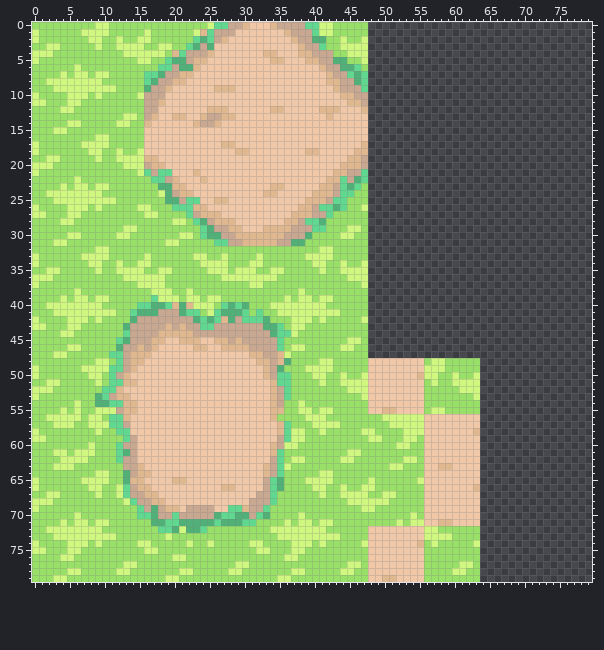
Sprite sheet: graphics/tiles/grassDirt.png. Above: the version before the commit.
The file is 80x80 pixels.
New version:
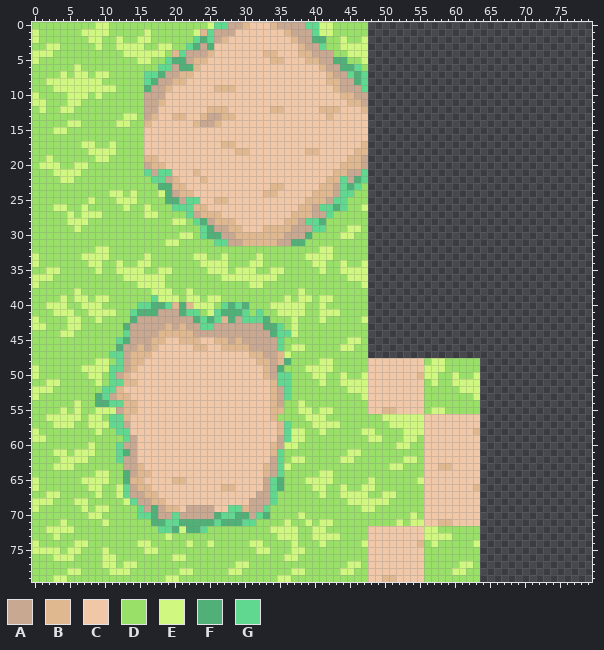
Palette (. is transparent): A #c8a890  B #e0b890  C #f0c8a8  D #98e068  E #d0f880  F #50b078  G #60d890
Edits made:
@@ x 0..17 @@
  9 DDDEEEEEEEEEDDDDFA
-10 EDDDDEEEDEDDDDDEAA
+10 EDDDDEEEDEDDDDDDAA
 11 EEDDDEEDDDDDDDDDAA
-12 DDDDEEDDDDDDDDDDAA
+12 DEDDEEDDDDDDDDDDAA
 13 DDDDDDDDDDDDDEEDAB
@@ x 0..17 @@
 15 DDDEEDDDDDDDDDDDCC
-16 DDDDDDDDDEEDDDDDCC
-17 EDDDDDDEEEEDDDDDCC
-18 EDDDDDDDEEDDEDDECC
-19 DDEEDDDDDEDDEEEEBB
-20 EEEDDDDDDDDDDEEEAB
-21 EDDDDDDDDDDDDDDEGA
-22 DDDDDDEDDDDDDDDDDG
-23 DDDDEDEEDEEDDDDDDD
-24 DDEEEEEEEEDDDDDDDD
-25 DDDEEEEEEEEEDDDDDD
-26 EDDDDEEEDEDDDDDEED
-27 EEDDDEEDDDDDDDDDEE
-28 DDDDEEDDDDDDDDDDDD
-29 DDDDDDDDDDDDDEEDDD
-30 DDDDDEEDDDDDEEDDDD
-31 DDDEEDDDDDDDDDDDDD
+16 DDDDDDDDDDDDDDDDCC
+17 DDDDDDDEEDDEDDDDCC
+18 DDDDDDDDEEEEDDDDCC
+19 DDEDDDDDDEEDDDDDBB
+20 DEEEDDEEDDDDDDDDAB
+21 DDDEEEEDDDDDDDDDGA
+22 DDDDEEDDDDDDDDDDDG
+23 DDDDDDDDDDDDDDDDDD
+24 DDDDDDDDDDDEEDEDDD
+25 DDDDDDDDEDDDEEEDDD
+26 DDDEEDDEDDDDDEDDED
+27 DDDDDEDEEEDDDDDDEE
+28 DDDDDEEEDDDDDDDDDD
+29 DDDDDDEDDDDDDDDDDD
+30 DDDDDDDDDDDDDDDDDD
+31 DDDDDDDDDDDDDDDDDD
 32 DDDDDDDDDEEDDDDDDD
@@ x 1..42 @@
 39 DDDEDEEDEEDDDDDDGEEEDEEDEEDDDDDDDDDEDEEDEE
-40 DEEEEEEEEDDDDDGGFFGBFBEEEDGFGFDDDEEEEEEEED
-41 DDEEEEEEEEEDDGFFFAAAFGGDEGFFFGDGDDEEEEEEEE
-42 DDDDEEEDEDDDDFAAAAAAAAFGFGBFAGGGFDDDEEEDED
-43 EDDDEEDDDDDDFAAAAABABAAGGAAAAAAAFFGDEEDDDD
+40 DEEEDDEEEDDDDDGGFFGBFBEEEDGFGFDDDEEEEEDDED
+41 DDEEEDDEEEEDDGFFFAAAFGGDEGFFFGDGDDEEEEDDEE
+42 DDDDEEDDEDDDDFAAAAAAAAFGFGBFAGGGFDDDEDDDED
+43 EDDDEEDDDDDDFAAAAABABAAGGAAAAAAAFFGDEDDDDD
 44 DDDEEDDDDDDDGAAAABBBBBAAAAAAAAAAAFGGEDDDDD
 45 DDDDDDDDDDDGFAAABBCCBBBCCBBABAAAAAGDDDDDDD
-46 DDDDEEDDDDDFAABABCCCCCBBCCBBBBAAAAGDEEDDDD
-47 DDEEDDDDDDGGABBBCCCCCCCCCCCCCCBBAABEDDDDDD
+46 DDDDDDDDDDDFAABABCCCCCBBCCBBBBAAAAGDEEDDDD
+47 DDDDDDDDDDGGABBBCCCCCCCCCCCCCCBBAABEDDDDDD
 48 DDDDDDDDEEDGABBCCCCCCCCCCCCCCCCBBABFDDDDEE
@@ x 0..41 @@
 67 DDEEDDDDDEDDEGAABBCCCCCCCCCCCCCCAAGDDDDDDE
-68 EEEDDDDDDDDDDEGAABBCCCCCCCCCCCCAAAGDDDDDDD
-69 EDDDDDDDDDDDDDDGAFABBCAAAACCGGBAAGDDDDDDDD
-70 DDDDDDEDDDDDDDDGGFAAGAAAAAFGGFFAGFDDDDEDDD
-71 DDDDEDEEDEEDDDDDDFFGGFFFFFGFFFGGDDDDEDEEDE
-72 DDEEEEEEEEDDDDDDDDGGFEFFGDDDDDDDDDEEEEEEEE
-73 DDDEEEEEEEEEDDDDDDDEDDDDDDDDDDDDDDDEEEEEEE
-74 EDDDDEEEDEDDDDDEEDDDDDEDDEDDDDDEEDDDDEEEDE
-75 EEDDDEEDDDDDDDDDEEDDDDDDDDDDDDDDEEDDDEEDDD
-76 DDDDEEDDDDDDDDDDDDDDEEDDDDDDDDDDDDDDEEDDDD
-77 DDDDDDDDDDDDDEEDDDDDDDDDDDDDDEEDDDDDDDDDDD
-78 DDDDDEEDDDDDEEDDDDDDDEEDDDDDEEDDDDDDDEEDDD
+68 EEEDDDEEDDDDDEGAABBCCCCCCCCCCCCAAAGDDDDDDD
+69 EDDDDDDEDEEDDDDGAFABBCAAAACCGGBAAGDDDDDDDD
+70 DDDDDDDDEEDDDDDGGFAAGAAAAAFGGFFAGFDDDDEDDD
+71 DDDDEDDDDDEDDDDDDFFGGFFFFFGFFFGGDDDDEDDEDE
+72 DDEEEEDDDDDDDDDDDDGGFEFFGDDDDDDDDDEEEEDDEE
+73 DDDEDDDDDDDDDDDDDDDEDDDDDDDDDDDDDDDEEEDDEE
+74 EDDDDDEEDDDDDDDEEDDDDDEDDEDDDDDEEDDDDEDDDE
+75 EEEEDEEDDDEDDDDDEEDDDDDDDDDDDDDDEEDDDEEDDD
+76 DDDEEEDDDDEEDDDDDDDDEEDDDDDDDDDDDDDDEEDDDD
+77 DDDDDDDDDDEEDEEDDDDDDDDDDDDDDEEDDDDDDDDDDD
+78 DDDDDEEDDDDEEEDDDDDDDEEDDDDDEEDDDDDDDEEDDD
 79 DDDEEDDDDDDDDDDDDDDEEDDDDDDDDDDDDDDEEDDDDD
Boxes around the changes in both pictures, in picture pixels (x1, y1, x2, y2):
changed: (137, 92, 144, 99)
changed: (32, 106, 144, 246)
changed: (53, 302, 88, 358)
changed: (298, 302, 319, 330)
changed: (46, 498, 116, 575)
changed: (298, 519, 312, 547)
